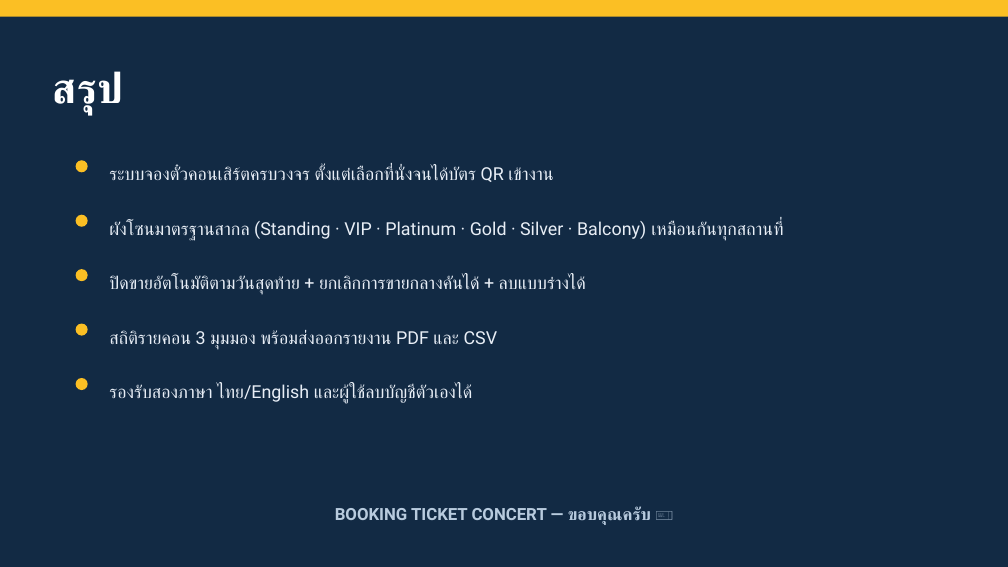
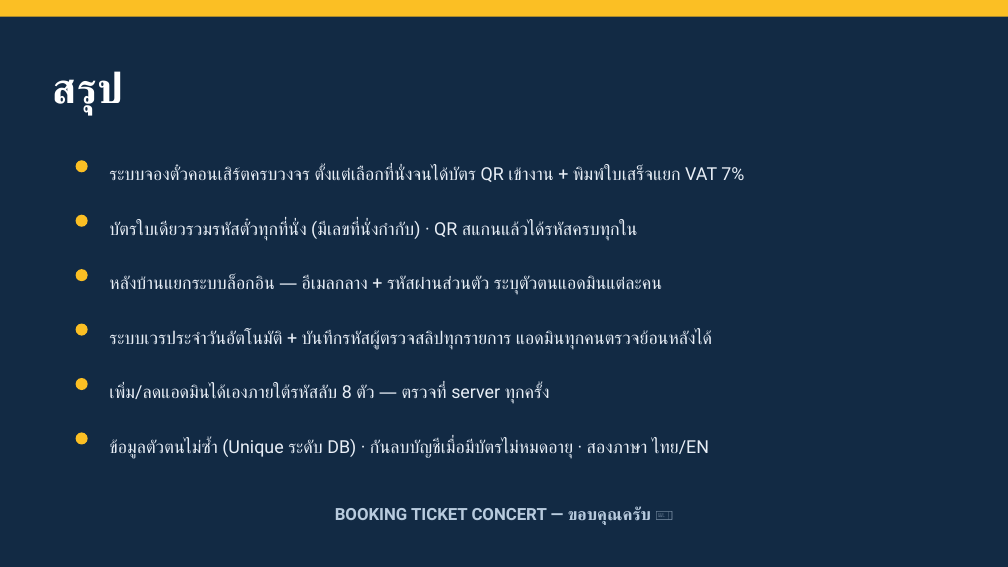
Before and after one commit to yadaint/CE385, a slide deck: slide 15 of Project Concert Booking/BOOKING-TICKET-CONCERT-presentation.pptx (slide 11 before the commit). Drawn at 1008x567 pixels with LibreOffice and Linux fonts; fonts in the diff are those of the drawing. Boxes give left, top, right and bottom in pixels: in the first picture for what was removed or moved away, otherwise in the second. Text is boxed around its words. In the diff, an @@ line names an element or a change of style, - is before the commit and + after.

```diff
--- a/Project Concert Booking/BOOKING-TICKET-CONCERT-presentation.pptx
+++ b/Project Concert Booking/BOOKING-TICKET-CONCERT-presentation.pptx
@@ text at (109, 167, 744, 182): text changed @@
-ระบบจองตั๋วคอนเสิร์ตครบวงจร ตั้งแต่เลือกที่นั่งจนได้บัตร QR เข้างาน
+ระบบจองตั๋วคอนเสิร์ตครบวงจร ตั้งแต่เลือกที่นั่งจนได้บัตร QR เข้างาน + พิมพ์ใบเสร็จแยก VAT 7%
@@ text at (109, 219, 638, 240): text changed @@
-ผังโซนมาตรฐานสากล (Standing · VIP · Platinum · Gold · Silver · Balcony) เหมือนกันทุกสถานที่
+บัตรใบเดียวรวมรหัสตั๋วทุกที่นั่ง (มีเลขที่นั่งกำกับ) · QR สแกนแล้วได้รหัสครบทุกใน
@@ text at (109, 276, 662, 295): text changed @@
-ปิดขายอัตโนมัติตามวันสุดท้าย + ยกเลิกการขายกลางคันได้ + ลบแบบร่างได้
+หลังบ้านแยกระบบล็อกอิน — อีเมลกลาง + รหัสผ่านส่วนตัว ระบุตัวตนแอดมินแต่ละคน
@@ text at (109, 330, 712, 349): text changed @@
-สถิติรายคอน 3 มุมมอง พร้อมส่งออกรายงาน PDF และ CSV
+ระบบเวรประจำวันอัตโนมัติ + บันทึกรหัสผู้ตรวจสลิปทุกรายการ แอดมินทุกคนตรวจย้อนหลังได้
@@ text at (109, 385, 550, 404): text changed @@
-รองรับสองภาษา ไทย/English และผู้ใช้ลบบัญชีตัวเองได้
+เพิ่ม/ลดแอดมินได้เองภายใต้รหัสลับ 8 ตัว — ตรวจที่ server ทุกครั้ง
@@ ellipse added at (76, 433, 88, 445), fill #FBBF24 @@
@@ text added at (109, 439, 709, 458), 17 pt, text #E8EEF6 @@
+ข้อมูลตัวตนไม่ซ้ำ (Unique ระดับ DB) · กันลบบัญชีเมื่อมีบัตรไม่หมดอายุ · สองภาษา ไทย/EN
```
Also in this commit, not shown: 4 other slides changed, 5 slides added, 1 slide removed, 55 other files.
